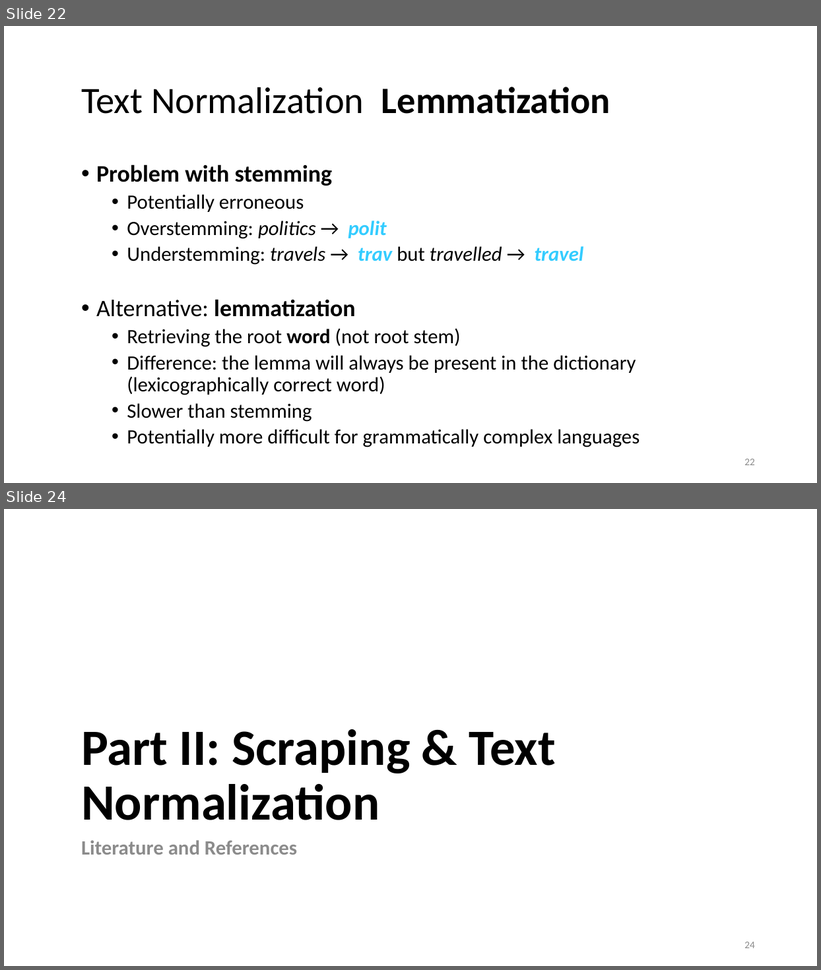
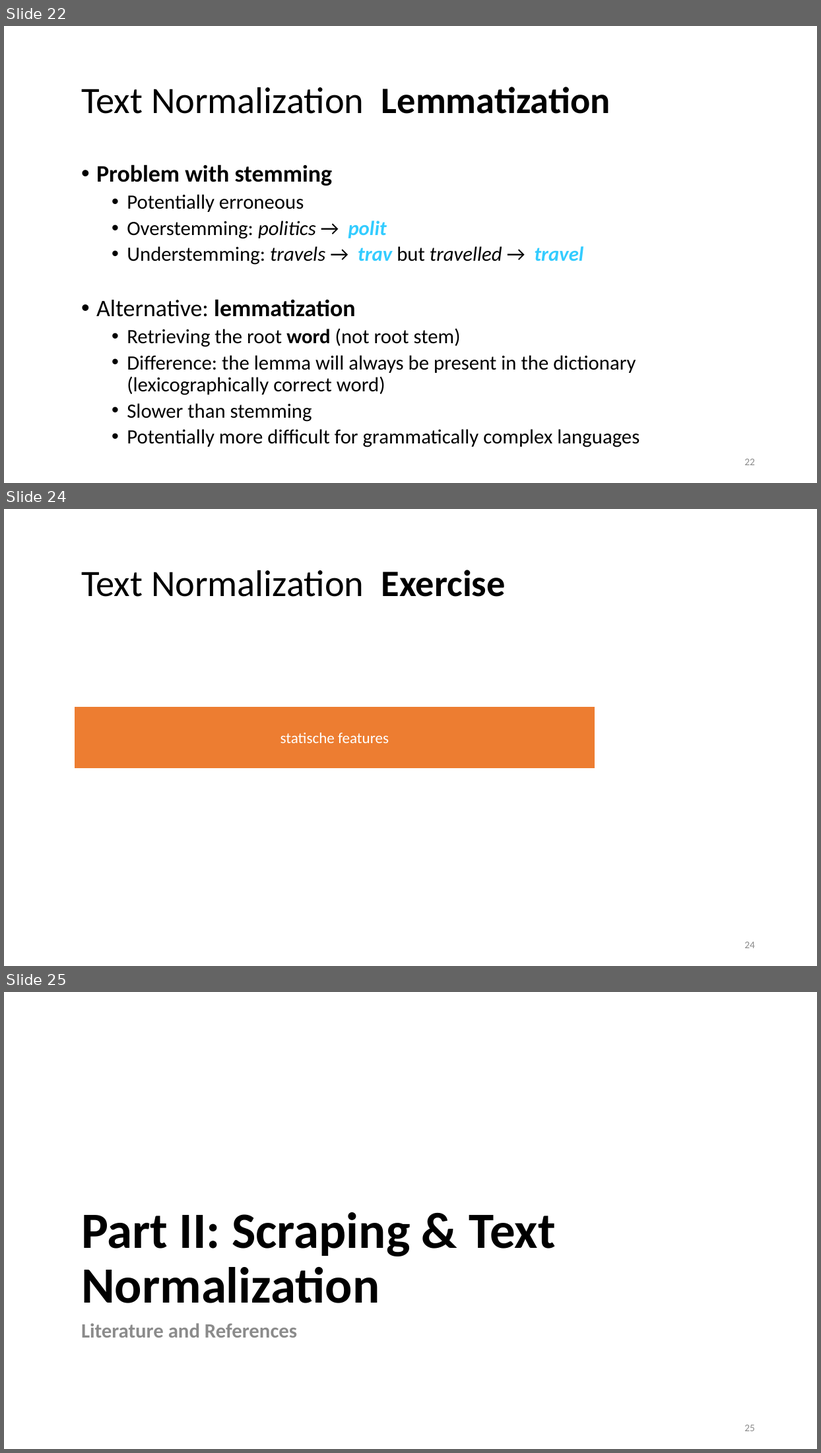
Before and after one commit to lisa-wm/consulting, a slide deck: 5_seminar/Contents_Part_02/slides/Präsentation_Teil2_Lisa.pptx. Shown one above the other, each under a label of ours: slides 22 and 24 before the commit, slides 22, 24 and 25 after it; the slides between them are not shown. The pictures are 821x970 and 821x1453 pixels, drawn with LibreOffice and Linux fonts; fonts in the diff are those of the drawing. Boxes give left, top, right and bottom in pixels: in the first picture for what was removed or moved away, otherwise in the second. Text is boxed around its words. In the diff, an @@ line names an element or a change of style, - is before the commit and + after.

```diff
--- a/5_seminar/Contents_Part_02/slides/Präsentation_Teil2_Lisa.pptx
+++ b/5_seminar/Contents_Part_02/slides/Präsentation_Teil2_Lisa.pptx
@@ slide 24 added at box(4, 509, 817, 966), background #FFFFFF @@
@@ title added at box(81, 570, 506, 597), 44 pt, text #000000 @@
+Text Normalization Exercise
@@ rectangle added at box(75, 707, 595, 768), fill #ED7D31, outline #ED7D31 1 pt, 18 pt, text #FFFFFF @@
+statische features
@@ page number added at box(745, 942, 755, 949), 12 pt, text #8C8C8C @@
+24
@@ what was slide 24 is now slide 25 @@
@@ page number at box(745, 1425, 755, 1432): text changed @@
-24
+25
```
Also in this commit, not shown: 3 slides changed.
